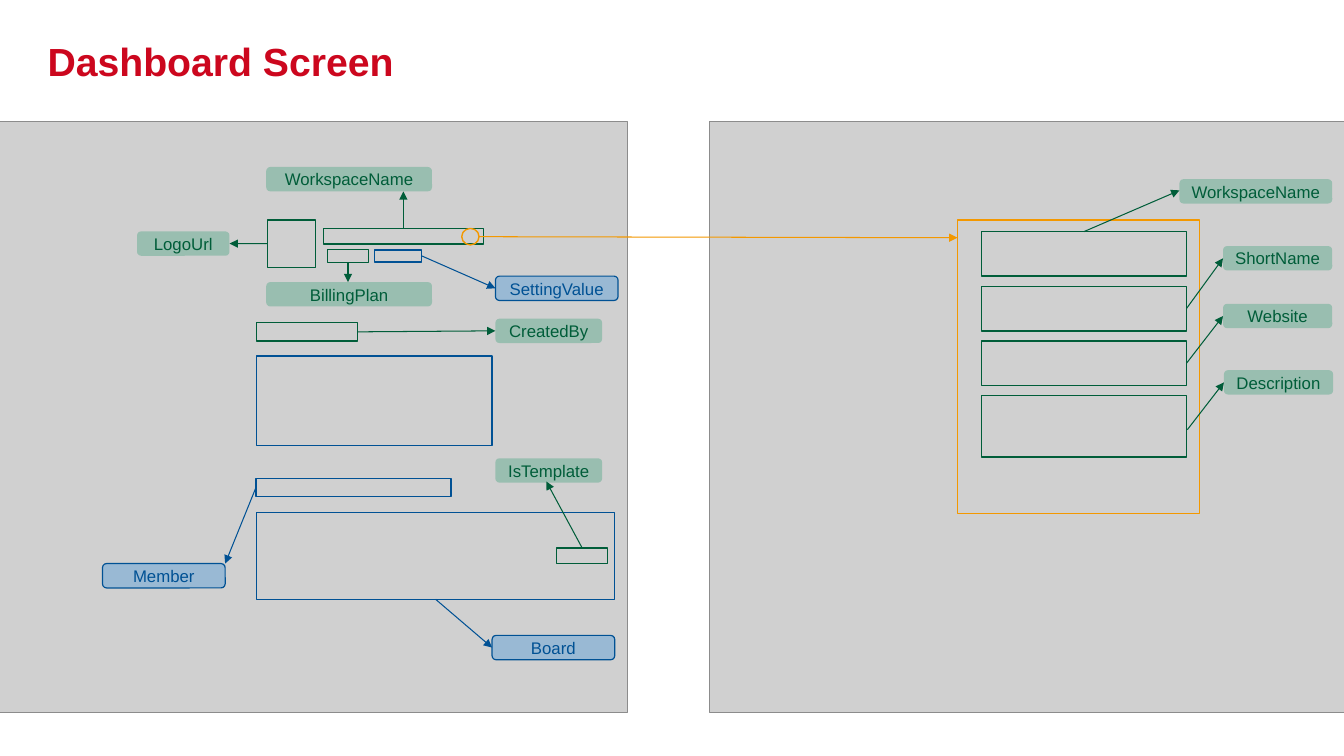
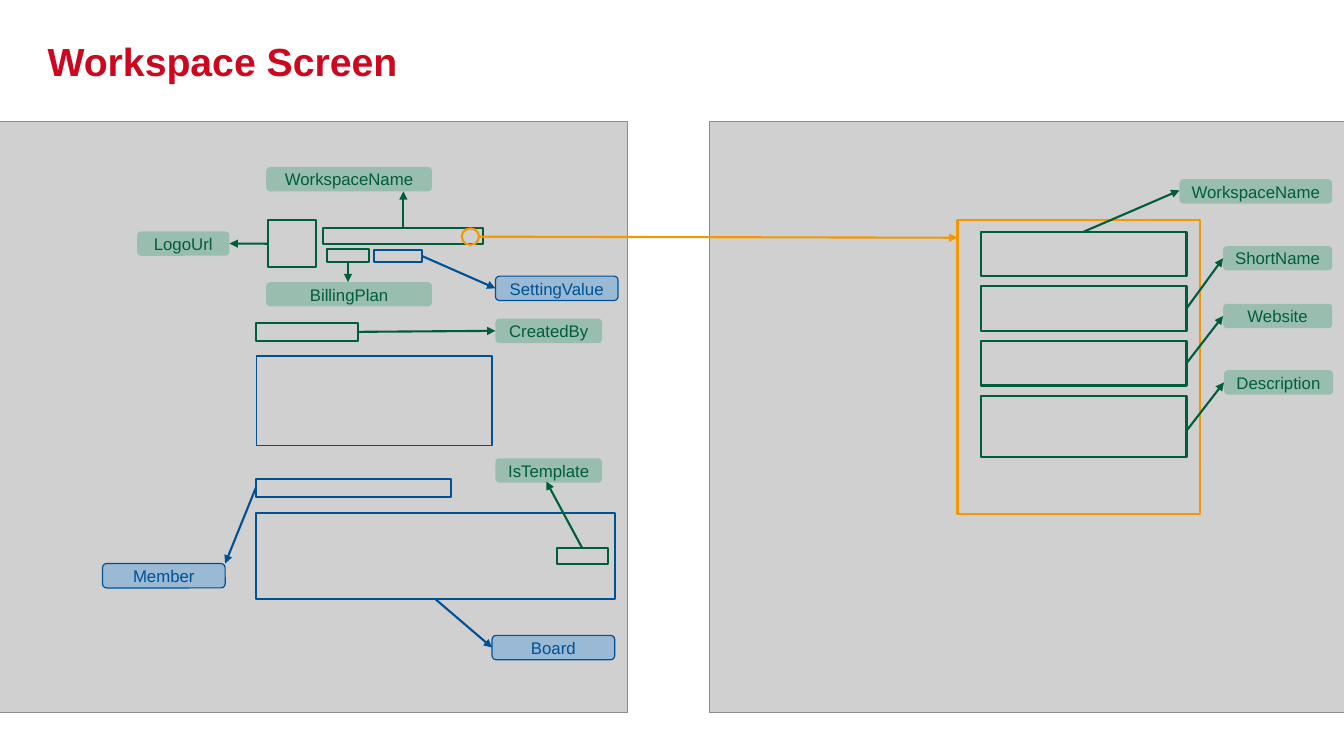
Before and after one commit to khoado-dev/YPP4-KhoaDo, a slide deck: slide 11 of Document/Presentation/TrelloPresentation.pptx. Drawn at 1344x756 pixels with LibreOffice and Linux fonts; fonts in the diff are those of the drawing; grey boxes stand for pictures; background and template pictures are left out. Boxes give left, top, right and bottom in pixels: in the first picture for what was removed or moved away, otherwise in the second. Text is boxed around its words. In the diff, an @@ line names an element or a change of style, - is before the commit and + after.

```diff
--- a/Document/Presentation/TrelloPresentation.pptx
+++ b/Document/Presentation/TrelloPresentation.pptx
@@ title at box(48, 47, 398, 84): text changed @@
-Dashboard Screen
+Workspace Screen
@@ arrow (1084, 232) - (1180, 191): stroke #005D39 0.75 pt to #005D39 1.5 pt @@
@@ rectangle at box(324, 229, 484, 245): outline #005D39 1 pt to #005D39 1.5 pt @@
@@ ellipse at box(462, 229, 479, 245): outline #F39800 1 pt to #F39800 1.5 pt @@
@@ arrow (479, 237) - (958, 238): stroke #F39800 0.75 pt to #F39800 1.5 pt @@
@@ rectangle at box(958, 220, 1200, 514): outline #F39800 1 pt to #F39800 1.5 pt @@
@@ arrow (1187, 309) - (1223, 258): stroke #005D39 0.75 pt to #005D39 1.5 pt @@
@@ arrow (1187, 363) - (1223, 317): stroke #005D39 0.75 pt to #005D39 1.5 pt @@
@@ arrow (358, 332) - (495, 331): stroke #005D39 0.75 pt to #005D39 1.5 pt @@
@@ arrow (1188, 430) - (1224, 382): stroke #005D39 0.75 pt to #005D39 1.5 pt @@
@@ rectangle at box(982, 396, 1188, 458): outline #005D39 1 pt to #005D39 1.5 pt @@
@@ arrow (583, 548) - (546, 482): stroke #005D39 0.75 pt to #005D39 1.5 pt @@
@@ rectangle at box(256, 513, 614, 600): outline #005194 1 pt to #005194 1.5 pt @@
@@ arrow (436, 600) - (492, 647): stroke #005194 0.75 pt to #005194 1.5 pt @@
```
Also in this commit, not shown: 4 other slides changed, 1 slide added.
